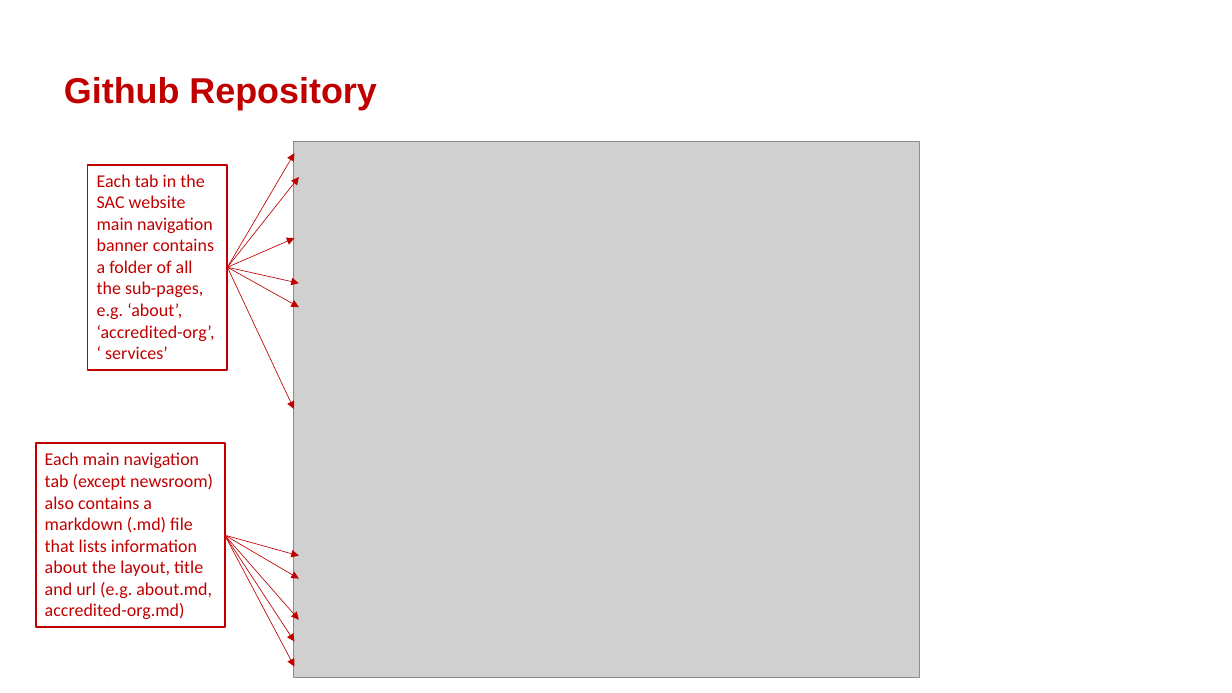
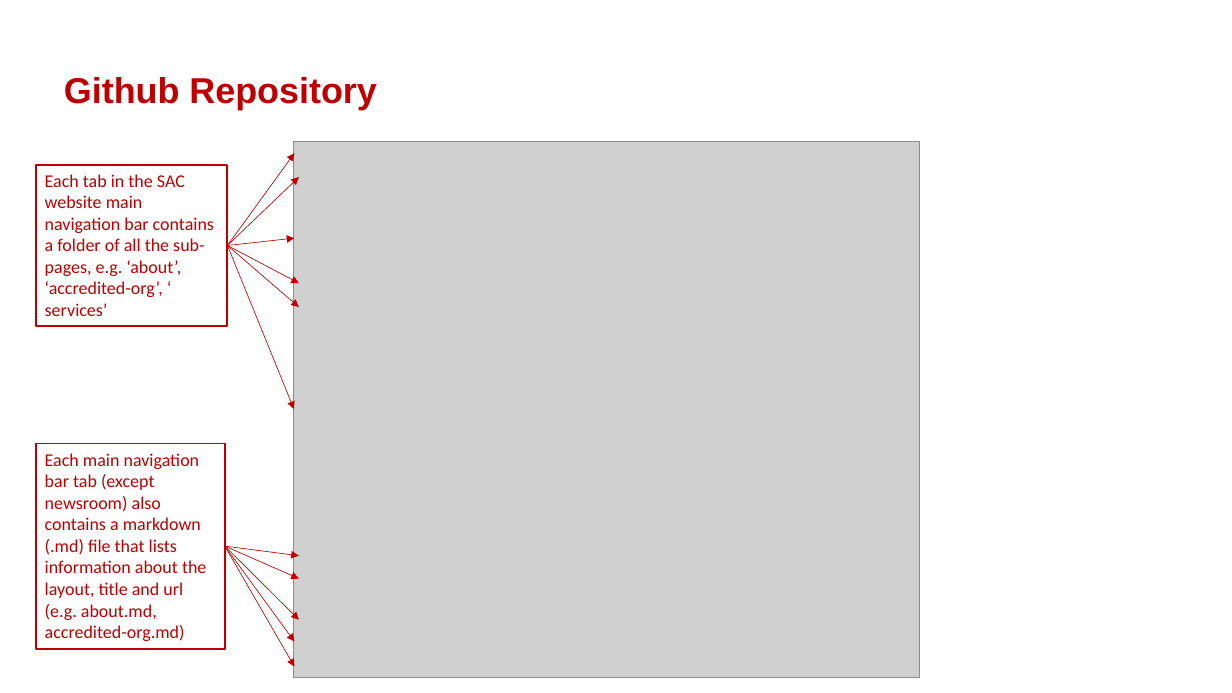
Before and after one commit to isomerpages/enterprisesg-sac-old, a slide deck: slide 6 of files/admin-guide/SAC-admin-guide-overview.pptx. Drawn at 1232x693 pixels with LibreOffice and Linux fonts; fonts in the diff are those of the drawing; grey boxes stand for pictures; background and template pictures are left out. Boxes give left, top, right and bottom in pixels: in the first picture for what was removed or moved away, otherwise in the second. Text is boxed around its words. In the diff, an @@ line names an element or a change of style, - is before the commit and + after.

```diff
--- a/files/admin-guide/SAC-admin-guide-overview.pptx
+++ b/files/admin-guide/SAC-admin-guide-overview.pptx
@@ rectangle "Each tab in the SAC ...": place and size @@
-rectangle "Each tab in the SAC ..." at (88,165,227,370)
+rectangle "Each tab in the SAC ..." at (36,165,228,326)
@@ text in rectangle at (45,174,214,316): text changed @@
-Each tab in the SAC website main navigation banner contains a folder of all the sub-pages, e.g. ‘about’, ‘accredited-org’, ‘ services’
+Each tab in the SAC website main navigation bar contains a folder of all the sub-pages, e.g. ‘about’, ‘accredited-org’, ‘ services’
@@ arrow moved from (227, 267) - (295, 153) to (227, 246) - (295, 153) @@
@@ arrow moved from (227, 267) - (299, 177) to (227, 246) - (299, 177) @@
@@ arrow moved from (227, 267) - (295, 238) to (227, 246) - (295, 238) @@
@@ arrow moved from (227, 267) - (294, 409) to (227, 246) - (294, 409) @@
@@ arrow moved from (227, 267) - (299, 307) to (227, 246) - (299, 307) @@
@@ arrow moved from (227, 267) - (299, 284) to (227, 246) - (299, 284) @@
@@ rectangle "Each main navigation bar tab ...": place and size @@
-rectangle "Each main navigation bar tab ..." at (36,444,226,628)
+rectangle "Each main navigation bar tab ..." at (36,444,226,649)
@@ text in rectangle at (45,453,206,641): text changed @@
-Each main navigation tab (except newsroom) also contains a markdown (.md) file that lists information about the layout, title and url (e.g. about.md, accredited-org.md)
+Each main navigation bar tab (except newsroom) also contains a markdown (.md) file that lists information about the layout, title and url (e.g. about.md, accredited-org.md)
@@ arrow moved from (225, 535) - (295, 666) to (225, 546) - (295, 666) @@
@@ arrow moved from (225, 535) - (295, 641) to (225, 546) - (295, 641) @@
@@ arrow moved from (225, 535) - (299, 620) to (225, 546) - (299, 620) @@
@@ arrow moved from (225, 535) - (299, 579) to (225, 546) - (299, 579) @@
@@ arrow moved from (225, 535) - (299, 555) to (225, 546) - (299, 555) @@
```
Also in this commit, not shown: 8 other slides changed, 1 slide added, 4 other files.
